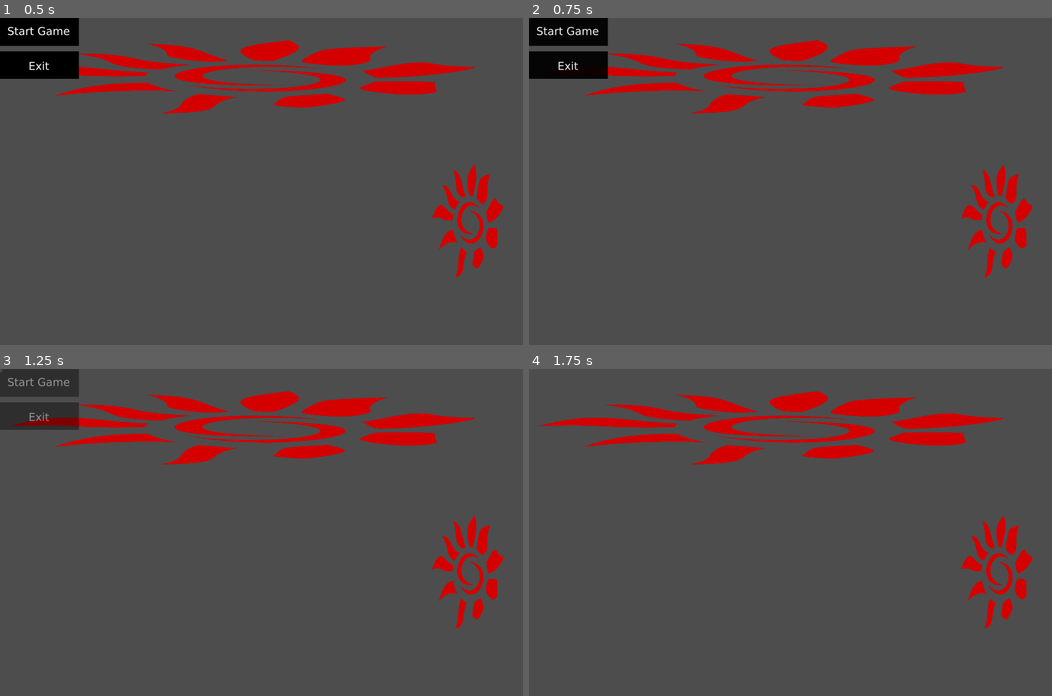
Above: before the commit, frames 1-4 (two rows, left to right).
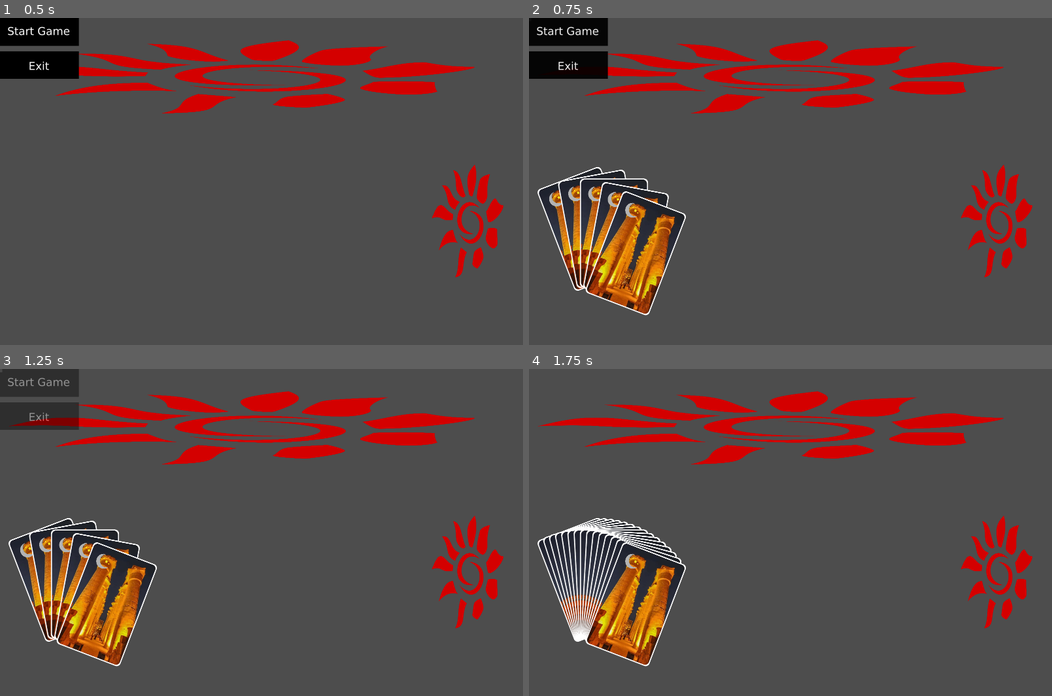
Above: after the commit, the same moments.

Repository: liambrownweb/Onirim
Game: Godot game, scene res://Main.tscn
Same seed, same stepped clock (60 frames per second), same inputs: the game is played once before the commit and once after it.
Inputs (mouse positions are in pixels of both pictures, inside the frame that each line leads up to):
- Up to frame 1 (0.5 s): no input
- Up to frame 2 (0.75 s): click (570, 31) at 0.5 s
- Up to frame 3 (1.25 s): no input
- Up to frame 4 (1.75 s): click (570, 382) at 1.25 s

Frame 1 is identical in both runs. In frame 2, 8.2% of the frame differs, in the area x 1-30%, y 45-91%; in frame 3, 8.2%; in frame 4, 8.2%.
Error before the commit: Parse Error: "CardScene" is a constant but does not contain a type. (res://gameboard.tscn::GDScript_kv177:74)

Commit message:
Dragging and dropping actually 'plays' a card

Diff:
--- /dev/null
+++ b/CardScene.gd
@@ -0,0 +1,65 @@
+extends Control
+class_name CardScene
+var card_data: Card = null
+var dragging = false
+var drag_offset = Vector2.ZERO
+var original_parent = null
+var original_index = -1
+var original_rect_pos = Vector2.ZERO
+var gameboard = null
+
+@onready var DragLayer = get_tree().root.get_node("Main/DragLayer")
+
+func _ready() -> void:
+	pass
+
+func _process(_delta: float) -> void:
+	pass
+
+func _input(event: InputEvent) -> void:
+	if event is InputEventMouseButton \
+		and event.button_index == MOUSE_BUTTON_LEFT \
+		and dragging \
+		and not event.pressed:
+			_end_drag()
+
+func _gui_input(event: InputEvent) -> void:
+	if event is InputEventMouseButton:
+		print(event)
+	if event is InputEventMouseButton and event.button_index == MOUSE_BUTTON_LEFT:
+		if event.pressed:
+			print("Starting drag")
+			_start_drag(event.position)
+		else:
+			print("Not starting drag")
+		#else:
+			#_end_drag()
+	elif event is InputEventMouseMotion and dragging:
+		global_position = get_global_mouse_position() - drag_offset
+
+func _start_drag(local_click_pos):
+	dragging = true
+	original_parent = get_parent()
+	original_index = self.get_index()
+	original_rect_pos = position
+	drag_offset = local_click_pos
+	# reparent to DragLayer while preserving global position
+	var gpos = global_position
+	original_parent.remove_child(self)
+	DragLayer.add_child(self)
+	global_position = gpos
+	move_to_front()
+
+func _end_drag():
+	dragging = false
+	gameboard.drop_card(self)
+
+func _get_drag_data(at_position: Vector2) -> Variant:
+	print(at_position)
+	return at_position
+
+func _on_mouse_entered() -> void:
+	pass
+
+func set_card_data(card_data_in: Card) -> void:
+	card_data = card_data_in
--- a/CardScene.tscn
+++ b/CardScene.tscn
@@ -1,72 +1,8 @@
 [gd_scene format=3 uid="uid://dyk2fh3hd2l84"]
 
+[ext_resource type="Script" uid="uid://vrq7ow5mdt38" path="res://CardScene.gd" id="1_8epmk"]
 [ext_resource type="Texture2D" uid="uid://b2v7s7umeu6rg" path="res://images/karnak_pillars_night.png" id="1_hael8"]
 [ext_resource type="Texture2D" uid="uid://bop825bip6nss" path="res://images/moon.svg" id="2_21rx5"]
-
-[sub_resource type="GDScript" id="GDScript_8ked3"]
-resource_name = "CardScene"
-script/source = "extends Control
-class_name CardScene
-var dragging = false
-var drag_offset = Vector2.ZERO
-var original_parent = null
-var original_index = -1
-var original_rect_pos = Vector2.ZERO
-var gameboard = null
-
-@onready var DragLayer = get_tree().root.get_node(\"Main/DragLayer\")
-
-func _ready() -> void:
-	pass
-
-func _process(_delta: float) -> void:
-	pass
-
-func _input(event: InputEvent) -> void:
-	if event is InputEventMouseButton \\
-		and event.button_index == MOUSE_BUTTON_LEFT \\
-		and dragging \\
-		and not event.pressed:
-			_end_drag()
-
-func _gui_input(event: InputEvent) -> void:
-	if event is InputEventMouseButton:
-		print(event)
-	if event is InputEventMouseButton and event.button_index == MOUSE_BUTTON_LEFT:
-		if event.pressed:
-			print(\"Starting drag\")
-			_start_drag(event.position)
-		else:
-			print(\"Not starting drag\")
-		#else:
-			#_end_drag()
-	elif event is InputEventMouseMotion and dragging:
-		global_position = get_global_mouse_position() - drag_offset
-
-func _start_drag(local_click_pos):
-	dragging = true
-	original_parent = get_parent()
-	original_index = self.get_index()
-	original_rect_pos = position
-	drag_offset = local_click_pos
-	# reparent to DragLayer while preserving global position
-	var gpos = global_position
-	original_parent.remove_child(self)
-	DragLayer.add_child(self)
-	global_position = gpos
-	move_to_front()
-
-func _end_drag():
-	dragging = false
-	gameboard.drop_card(self)
-
-func _get_drag_data(at_position: Vector2) -> Variant:
-	print(at_position)
-	return at_position
-
-func _on_mouse_entered() -> void:
-	pass
-"
 
 [sub_resource type="StyleBoxFlat" id="StyleBoxFlat_8ked3"]
 content_margin_left = 4.0
@@ -101,7 +37,7 @@
 size_flags_horizontal = 6
 size_flags_vertical = 6
 mouse_filter = 1
-script = SubResource("GDScript_8ked3")
+script = ExtResource("1_8epmk")
 
 [node name="PanelContainer" type="PanelContainer" parent="." unique_id=38472730]
 layout_mode = 1
--- a/game.gd
+++ b/game.gd
@@ -34,3 +34,7 @@
 
 func end_game() -> void:
 	game_in_progress = false
+
+func play(card: Card) -> bool:
+	played.append(card)
+	return true
--- a/gameboard.tscn
+++ b/gameboard.tscn
@@ -22,17 +22,20 @@
 func init_ui() -> void:
 	populate_hand()
 
+func make_card(card_data: Card) -> CardScene:
+	var card = CardScene.instantiate()
+	if card.has_method(\"set_card_data\"):
+		card.set_card_data(card_data)
+	elif card.has_node(\"Sprite\") and card_data.texture:
+		card.get_node(\"Sprite\").texture = load(card_data.texture)
+	return card
+
 func populate_hand() -> void:
 	drawing_cards = true
 	for data in game.hand:
-		var card = CardScene.instantiate()
-		# initialize card (example properties — adapt to your Card.tscn API)
-		if card.has_method(\"set_card_data\"):
-			card.set_card_data(data)
-		elif card.has_node(\"Sprite\") and data.texture:
-			card.get_node(\"Sprite\").texture = load(data.texture)
+		var card = make_card(data)
+		card.gameboard = self
 		$PlayerHand.add_child(card)
-		card.gameboard = self
 	_update_hand_layout()
 	drawing_cards = false
 
@@ -76,18 +79,18 @@
 		return
 	_update_hand_layout()
 
-func drop_card(card: CardScene.CardScene) -> void:
+func drop_card(card: CardScene) -> void:
 		# find drop target under mouse (example: a Control with \"PlayRow\" name)
 	var mouse_pos = get_global_mouse_position()
 	#var picked = get_viewport().gui_pick(mouse_pos)  # returns Control under point
 	var picked = get_drop_target()
 	DragLayer.remove_child(card)
-	if picked == discard and game.can_discard(card):
+	if picked == discard and game.can_discard(card.card_data):
 		picked.add_child(card)
 		game.discard(card)
-	elif picked == playrow and game.can_play(card):
+	elif picked == playrow and game.can_play(card.card_data):
 		picked.add_child(card)
-		game.play(card)
+		game.play(card.card_data)
 	else:
 		# return to original parent and animate back (instant here)
 		card.position = card.original_rect_pos
Not shown, added: CardScene.gd.uid
